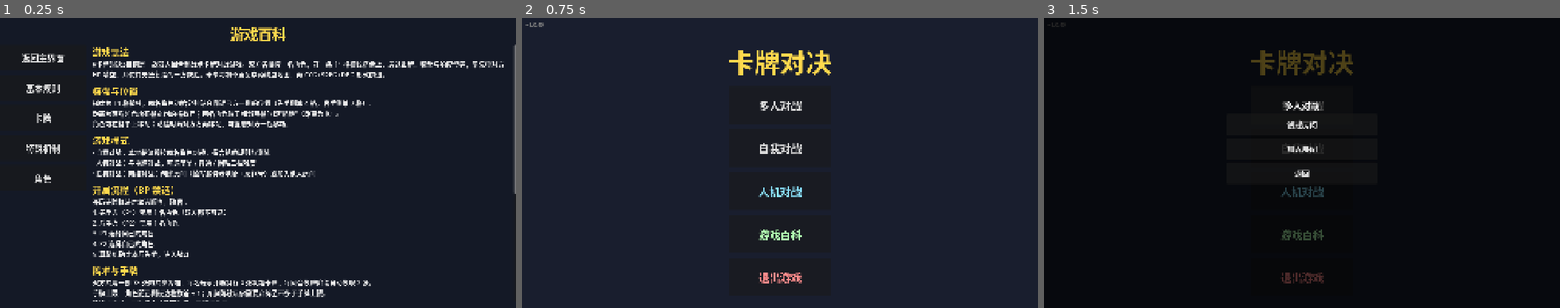
Above: before the commit, frames 1-3 (left to right).
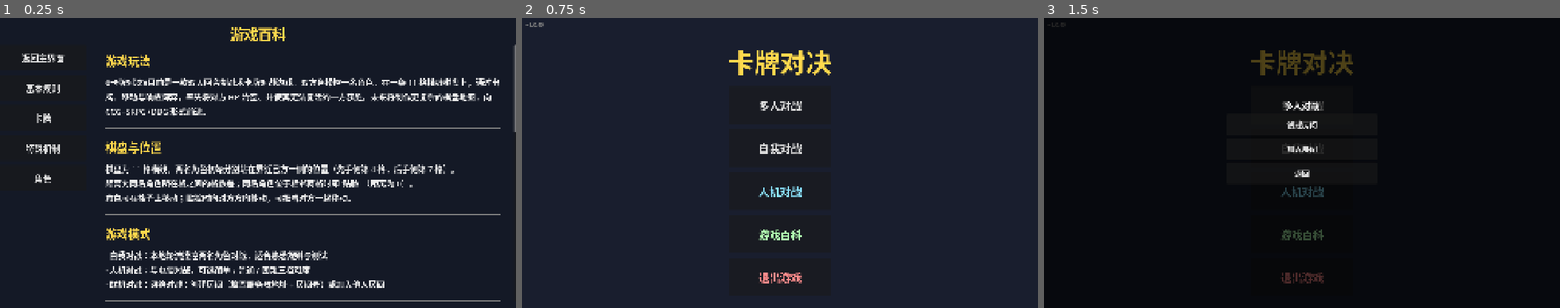
Above: after the commit, the same moments.

Repository: 41hu/card_duel
Game: Godot game, scene res://scenes/wiki_scene.tscn
Two runs of this game, one before a commit and one after it. Both use one fixed random seed, a clock stepped at 60 frames per second and the inputs below. This scene is started directly instead of the project's main scene.
Inputs:
- Up to frame 1 (0.25 s): no input
- Up to frame 2 (0.75 s): click "返回主界面" at 0.5 s
- Up to frame 3 (1.5 s): click "多人对战" at 1.25 s

The runs differ from the first frame. In frame 1, 17% of the frame differs, in the area x 18-100%, y 10-98%; in frame 2, nothing differs; in frame 3, nothing differs.

Commit message:
百科排版规范化: 加大字号+增加间距(主维护者授权)
- 内容区加边距(MarginContainer 48/48/28/28), 章节间距28
- 节标题 34→42, 正文 24→30+行距10, 分隔条加粗
- 角色面板: 内边距24/18, 标题34, 技能28+行距8

Diff:
--- a/scenes/wiki_scene.tscn
+++ b/scenes/wiki_scene.tscn
@@ -85,6 +85,15 @@
 size_flags_horizontal = 3
 size_flags_vertical = 3
 
-[node name="Content" type="VBoxContainer" parent="MainHBox/Scroll"]
+[node name="Margin" type="MarginContainer" parent="MainHBox/Scroll"]
 layout_mode = 2
 size_flags_horizontal = 3
+theme_override_constants/margin_left = 48
+theme_override_constants/margin_right = 48
+theme_override_constants/margin_top = 28
+theme_override_constants/margin_bottom = 28
+
+[node name="Content" type="VBoxContainer" parent="MainHBox/Scroll/Margin"]
+layout_mode = 2
+size_flags_horizontal = 3
+theme_override_constants/separation = 28
--- a/scripts/ui/wiki_ui.gd
+++ b/scripts/ui/wiki_ui.gd
@@ -4,7 +4,7 @@
 
 const Style = preload("res://scripts/theme/style_const.gd")
 
-@onready var content = $MainHBox/Scroll/Content
+@onready var content = $MainHBox/Scroll/Margin/Content
 
 # 角色详细技能描述（属性由角色数据自动渲染；此处补充详细说明，缺失时回退 skill_desc）
 const CHAR_DETAIL: Dictionary = {
@@ -47,20 +47,21 @@
 func _add_section(title_text: String, body: String):
 	var t = Label.new()
 	t.text = title_text
-	t.add_theme_font_size_override("font_size", 34)
+	t.add_theme_font_size_override("font_size", 42)
 	t.add_theme_color_override("font_color", Style.WIN_GOLD)
 	content.add_child(t)
 	var b = Label.new()
 	b.text = body
 	b.autowrap_mode = TextServer.AUTOWRAP_WORD_SMART
-	b.add_theme_font_size_override("font_size", 24)
+	b.add_theme_font_size_override("font_size", 30)
+	b.add_theme_constant_override("line_spacing", 10)
 	b.add_theme_color_override("font_color", Color(0.92, 0.92, 0.92))
 	content.add_child(b)
 	content.add_child(_sep())
 
 func _sep() -> HSeparator:
 	var s = HSeparator.new()
-	s.add_theme_constant_override("separation", 8)
+	s.add_theme_constant_override("separation", 24)
 	return s
 
 # ==================== 基本规则 ====================
@@ -106,23 +107,29 @@
 func _fill_chars():
 	var t = Label.new()
 	t.text = "角色一览（12 名）"
-	t.add_theme_font_size_override("font_size", 34)
+	t.add_theme_font_size_override("font_size", 42)
 	t.add_theme_color_override("font_color", Style.WIN_GOLD)
 	content.add_child(t)
 	for char_id in Config.CHARACTER_IDS:
 		var cd = Config.CHARACTER_DB[char_id]
 		var p = PanelContainer.new()
+		p.add_theme_constant_override("margin_left", 24)
+		p.add_theme_constant_override("margin_right", 24)
+		p.add_theme_constant_override("margin_top", 18)
+		p.add_theme_constant_override("margin_bottom", 18)
 		var vb = VBoxContainer.new()
+		vb.add_theme_constant_override("separation", 10)
 		p.add_child(vb)
 		var head = Label.new()
 		head.text = "%s　HP%d　近%d　远%d　魔%d" % [cd.name, cd.hp, cd.near, cd.range, cd.magic]
-		head.add_theme_font_size_override("font_size", 28)
+		head.add_theme_font_size_override("font_size", 34)
 		head.add_theme_color_override("font_color", Style.SELECTED_CYAN)
 		vb.add_child(head)
 		var desc = Label.new()
 		desc.text = "技能：%s" % CHAR_DETAIL.get(char_id, cd.skill_desc)
 		desc.autowrap_mode = TextServer.AUTOWRAP_WORD_SMART
-		desc.add_theme_font_size_override("font_size", 22)
+		desc.add_theme_font_size_override("font_size", 28)
+		desc.add_theme_constant_override("line_spacing", 8)
 		desc.add_theme_color_override("font_color", Color(0.92, 0.92, 0.92))
 		vb.add_child(desc)
 		content.add_child(p)
